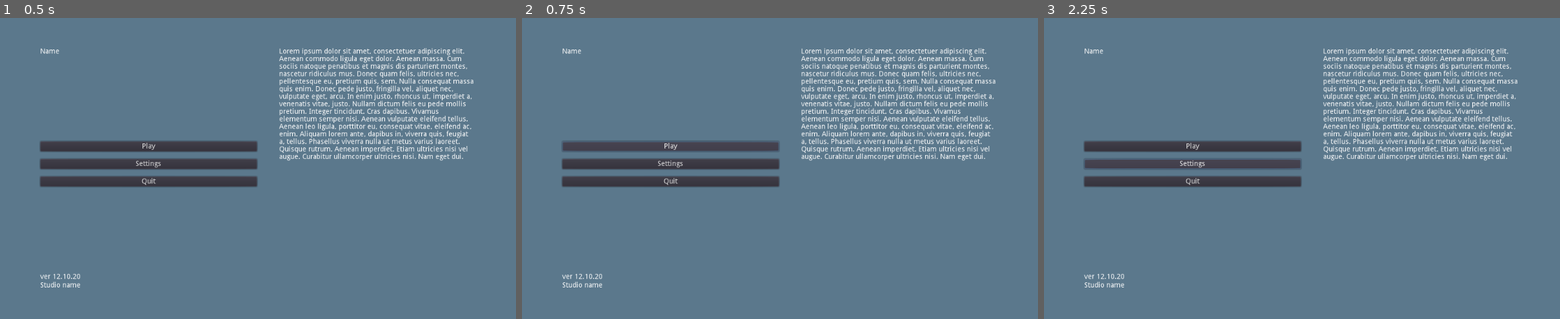
Above: before the commit, frames 1-3 (left to right).
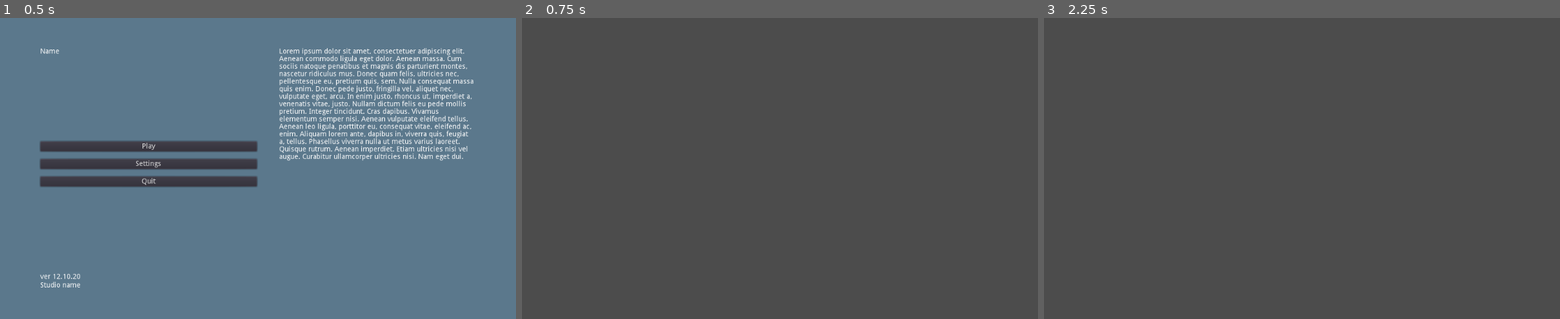
Above: after the commit, the same moments.

Repository: ThowV/shred-together
Game: Godot game, scene res://scenes/menus/menu_main.tscn
Same seed, same stepped clock (60 frames per second), same inputs: the game is played once before the commit and once after it. Before the commit the project has no main scene; this scene is started directly in both runs.
Inputs (mouse positions are in pixels of both pictures, inside the frame that each line leads up to):
- Up to frame 1 (0.5 s): no input
- Up to frame 2 (0.75 s): click "Play" at 0.5 s
- Up to frame 3 (2.25 s): click (1193, 147) at 1.25 s, where only the run before the commit has a clickable "Play"; click (1193, 162) at 2 s, where only the run before the commit has a clickable "Settings"

Frame 1 is identical in both runs. In frame 2, 96% of the frame differs, in the area x 0-100%, y 0-100%; in frame 3, 96%.

Commit message:
Add basic splash/main menus and navigation

Diff:
--- a/autoloads/global.gd
+++ b/autoloads/global.gd
@@ -1,21 +1,25 @@
 extends Node
 
-enum JoyInputType { AXIS, BUTTON }
+const JOYCON_DEADZONE = 0.5
 
-enum JoyInputAction {
-	PRESS_START,
-	PRESSING,
-	PRESS_RELEASE,
-	PIVOT,
-}
+const _JOYCON_INPUT_MAP = {0: "JUMP", 12: "FORWARD", 13: "BACKWARD", 14: "LEFT", 15: "RIGHT"}
 
-enum PlayerActions { MOVE_HORIZONTAL, MOVE_VERTICAL, LOOK_HORIZONTAL, LOOK_VERTICAL, JUMP }
 
-const PLAYER_INPUT_MAP_AXIS = [
-	PlayerActions.MOVE_HORIZONTAL,
-	PlayerActions.MOVE_VERTICAL,
-	PlayerActions.LOOK_HORIZONTAL,
-	PlayerActions.LOOK_VERTICAL
-]
+func joycon_id_to_map(btn_id: int) -> String:
+	return _JOYCON_INPUT_MAP[btn_id]
 
-const PLAYER_INPUT_MAP_BUTTONS = [PlayerActions.JUMP]
+
+func joycon_map_to_id(map_str: String) -> int:
+	for btn_id in _JOYCON_INPUT_MAP:
+		if _JOYCON_INPUT_MAP[btn_id] == map_str:
+			return btn_id
+
+	return -1
+
+#const KEYBOARD_INPUT_MAP = {
+#	"KEY_32": "JUMP",
+#	"KEY_87": "FORWARD",
+#	"KEY_83": "BACKWARD",
+#	"KEY_65": "LEFT",
+#	"KEY_68": "RIGHT"
+#}
--- /dev/null
+++ b/autoloads/player_manager.gd
@@ -0,0 +1,57 @@
+extends Node
+
+export (Resource) var joycon_play_input_manager_path
+export (Resource) var joycon_ui_input_manager_path
+
+var players = []
+
+onready var state_manager = get_node("/root/StateManager")
+onready var viewport_manager = get_node("/root/ViewportManager")
+
+
+func _ready():
+	state_manager.connect("state_switched", self, "_create_ims")
+	# warning-ignore:return_value_discarded
+	Input.connect("joy_connection_changed", self, "_joy_connection_changed")
+
+	_initialize_joy_connections()
+
+
+func _initialize_joy_connections():
+	for joy_id in Input.get_connected_joypads():
+		_joy_connection_changed(joy_id, true)
+
+
+func _joy_connection_changed(id: int, status: bool):
+	if status:
+		players.append({joycon_id = id, character_id = id})  # BOTH TEMPORARY SET TO ID
+	elif ! status:
+		players.erase(id)
+
+
+# warning-ignore:unused_argument
+func _create_ims(state_prev, state_curr):
+	for player in players:
+		# Create a new node and load the script
+		var player_controller = Node.new()
+		var player_input_manager_script
+
+		if state_curr == state_manager.STATE.PLAY:
+			player_input_manager_script = joycon_play_input_manager_path
+		elif state_curr == state_manager.STATE.UI:
+			player_input_manager_script = joycon_play_input_manager_path
+
+		# Add the script to the node, do the setup and set the name
+		player_controller.set_script(player_input_manager_script)
+		player_controller.setup(viewport_manager.characters[player.character_id], player.joycon_id)
+		player_controller.set_name(
+			"JoyconIM-%s-%s" % [player.joycon_id, state_manager.STATE.keys()[state_curr]]
+		)
+
+		# Instantiate the node
+		add_child(player_controller)
+
+
+func _destroy_ims():
+	for i in range(get_child_count()):
+		get_child(i).queue_free()
--- /dev/null
+++ b/autoloads/player_manager.tscn
@@ -0,0 +1,12 @@
+[gd_scene load_steps=4 format=2]
+
+[ext_resource path="res://autoloads/player_manager.gd" type="Script" id=1]
+[ext_resource path="res://managers/input/joycon_play_input_manager.gd" type="Script" id=2]
+[ext_resource path="res://managers/input/player_input_manager.gd" type="Script" id=3]
+
+[node name="PlayerManager" type="Node" groups=[
+"managers",
+]]
+script = ExtResource( 1 )
+joycon_play_input_manager_path = ExtResource( 3 )
+joycon_ui_input_manager_path = ExtResource( 2 )
--- /dev/null
+++ b/autoloads/scene_manager.gd
@@ -0,0 +1,13 @@
+extends Node
+
+onready var state_manager = get_node("/root/StateManager")
+
+
+func _ready():
+	state_manager.connect("state_switched", self, "_load_scene")
+
+
+func _load_scene(state_prev, state_curr):
+	if state_curr == state_manager.STATE.PLAY:
+		var test_level = preload("res://scenes/levels/test_level.tscn").instance()
+		add_child(test_level)
--- /dev/null
+++ b/autoloads/state_manager.gd
@@ -0,0 +1,13 @@
+extends Node
+
+enum STATE { UI, LOAD, PLAY }
+
+var state_curr = STATE.UI
+
+signal state_switched(state_prev, state_curr)
+
+
+func temp_switch():
+	var state_prev = state_curr
+	state_curr = STATE.PLAY
+	emit_signal("state_switched", state_prev, state_curr)
--- /dev/null
+++ b/autoloads/viewport_manager.gd
@@ -0,0 +1,69 @@
+extends Node
+
+export (Resource) var character_path
+
+var characters = []
+
+onready var state_manager = get_node("/root/StateManager")
+onready var player_manager = get_node("/root/PlayerManager")
+onready var vbox = $VBoxContainer
+onready var hbox_top = $VBoxContainer/HBoxContainerTop
+onready var hbox_middle = $VBoxContainer/HBoxContainerMiddle
+onready var hbox_bottom = $VBoxContainer/HBoxContainerBottom
+
+onready var viewport_containers = [
+	$VBoxContainer/HBoxContainerTop/ViewportContainerL,
+	$VBoxContainer/HBoxContainerTop/ViewportContainerM,
+	$VBoxContainer/HBoxContainerTop/ViewportContainerR,
+	$VBoxContainer/HBoxContainerMiddle/ViewportContainerL,
+	$VBoxContainer/HBoxContainerMiddle/ViewportContainerM,
+	$VBoxContainer/HBoxContainerMiddle/ViewportContainerR
+]
+
+onready var viewports = [
+	$VBoxContainer/HBoxContainerTop/ViewportContainerL/Viewport,
+	$VBoxContainer/HBoxContainerTop/ViewportContainerM/Viewport,
+	$VBoxContainer/HBoxContainerTop/ViewportContainerR/Viewport,
+	$VBoxContainer/HBoxContainerMiddle/ViewportContainerL/Viewport,
+	$VBoxContainer/HBoxContainerMiddle/ViewportContainerM/Viewport,
+	$VBoxContainer/HBoxContainerMiddle/ViewportContainerR/Viewport
+]
+
+
+func _ready():
+	state_manager.connect("state_switched", self, "_load_characters")
+
+
+func _create_views(view_count: int):
+	if view_count > 2:
+		_apply_constraints(hbox_middle)
+
+	for idx in range(view_count):
+		_apply_constraints(viewport_containers[idx])
+
+
+func _apply_constraints(container: ViewportContainer):
+	container.size_flags_horizontal = Control.SIZE_EXPAND_FILL
+	container.size_flags_vertical = Control.SIZE_EXPAND_FILL
+
+
+func _load_characters(state_prev, state_curr):
+	var character_count = 0
+
+	for player in player_manager.players:
+		spawn_character(player.character_id)
+
+		if player.character_id > character_count:
+			character_count = player.character_id + 1
+
+	_create_views(character_count)
+
+
+func spawn_character(viewport_idx):
+	var character = character_path.instance()
+	character.name = "Character-" + str(viewport_idx)
+	character.translate(Vector3(viewport_idx, 3, 0))
+
+	characters.append(character)
+	viewports[viewport_idx].add_child(character)
+	return character
--- a/managers/viewport_manager.tscn
+++ b/autoloads/viewport_manager.tscn
@@ -1,7 +1,8 @@
 [gd_scene load_steps=3 format=2]
 
 [ext_resource path="res://player/character.tscn" type="PackedScene" id=1]
-[ext_resource path="res://managers/viewport_manager.gd" type="Script" id=2]
+[ext_resource path="res://autoloads/viewport_manager.gd" type="Script" id=2]
+
 
 [node name="ViewportManager" type="Control"]
 anchor_right = 1.0
--- /dev/null
+++ b/managers/game_manager.gd
@@ -0,0 +1,14 @@
+extends Node
+
+onready var state_manager = get_node("/root/StateManager")
+
+
+func _ready():
+	state_manager.connect("state_switched", self, "_load_scene")
+	state_manager.temp_switch()
+
+
+func _load_scene(state_prev, state_curr):
+	if state_curr == state_manager.STATE.PLAY:
+		var test_level = preload("res://scenes/levels/test_level.tscn").instance()
+		add_child(test_level)
--- /dev/null
+++ b/managers/game_manager.tscn
@@ -0,0 +1,6 @@
+[gd_scene load_steps=2 format=2]
+
+[ext_resource path="res://managers/game_manager.gd" type="Script" id=1]
+
+[node name="GameManager" type="Node"]
+script = ExtResource( 1 )
--- /dev/null
+++ b/managers/input/joycon_play_input_manager.gd
@@ -0,0 +1,35 @@
+extends Node
+
+var joy_id: int
+var use_input_map: bool
+var button_pressed_state = []
+
+onready var global = get_node("/root/Global")
+
+
+# warning-ignore:shadowed_variable
+func setup(joy_id: int, use_input_map: bool):
+	self.joy_id = joy_id
+	self.use_input_map = use_input_map
+	button_pressed_state.resize(16)
+
+
+func _process(_delta: float):
+	# Check for joy buttons
+	for btn_idx in range(len(button_pressed_state)):
+		if Input.is_joy_button_pressed(joy_id, btn_idx) and ! button_pressed_state[btn_idx]:
+			button_pressed_state[btn_idx] = true
+			#_emit_input("PRESSED", btn_idx)
+		elif ! Input.is_joy_button_pressed(joy_id, btn_idx) and button_pressed_state[btn_idx]:
+			button_pressed_state[btn_idx] = false
+			#_emit_input("RELEASED", btn_idx)
+
+
+func _emit_input(perform_type: String, button_id: int):
+	if ! use_input_map or (use_input_map and global.JOYCON_INPUT_MAP.has("JOY_%s" % button_id)):
+		pass  #emit_signal("button_performed", perform_type, "JOY", button_id)
+
+
+# warning-ignore:shadowed_variable
+func set_use_input_map(use_input_map: bool):
+	self.use_input_map = use_input_map
--- /dev/null
+++ b/managers/input/keyboard_input_manager.gd
@@ -0,0 +1,36 @@
+extends Node
+
+var state = "play"
+var use_input_map: bool
+var button_pressed_state = []
+
+onready var global = get_node("/root/Global")
+
+signal button_performed(perform_type, input_type, button_id)
+
+
+# warning-ignore:shadowed_variable
+func setup(use_input_map: bool):
+	self.use_input_map = use_input_map
+	button_pressed_state.resize(16)
+
+
+func _process(_delta: float):
+	# Check for keyboard buttons
+	pass
+
+
+func _physics_process(_delta: float):
+	if state == "play":
+		if Input.action_press("play_forward"):
+			pass
+
+
+func _emit_input(perform_type: String, button_id: int):
+	if ! use_input_map or (use_input_map and global.JOYCON_INPUT_MAP.has("JOY_%s" % button_id)):
+		emit_signal("button_performed", perform_type, "JOY", button_id)
+
+
+# warning-ignore:shadowed_variable
+func set_use_input_map(use_input_map: bool):
+	self.use_input_map = use_input_map
--- /dev/null
+++ b/managers/input/player_input_manager.gd
@@ -0,0 +1,54 @@
+extends Node
+
+var character: Node
+var joy_id: int
+var jump_pressed: bool
+var button_pressed_state = []
+
+onready var global = get_node("/root/Global")
+
+
+# warning-ignore:shadowed_variable
+func setup(character: Node, joy_id: int):
+	self.character = character
+	self.joy_id = joy_id
+	button_pressed_state.resize(16)
+
+
+func _process(_delta: float):
+	handle_buttons()
+
+
+func _physics_process(delta: float):
+	handle_movement(delta)
+
+
+func handle_buttons():
+	var jump_btn_id = global.joycon_map_to_id("JUMP")
+	if Input.is_joy_button_pressed(joy_id, jump_btn_id):
+		pass
+
+
+func handle_movement(delta: float):
+	character.do_movement(delta, get_stick_input(0, 1))
+
+
+func handle_rotation():
+	pass  #character.do_rotation(get_stick_input(2, 3))
+
+
+func get_stick_input(x_axis: int, y_axis: int) -> Vector2:
+	# Check for sticks
+	var stick_raw_input = Vector2(
+		Input.get_joy_axis(joy_id, x_axis), Input.get_joy_axis(joy_id, y_axis)
+	)
+	var stick_input = Vector2(0, 0)
+
+	# Apply deadzone to left stick horizontal movement and send input
+	if stick_raw_input.x >= global.JOYCON_DEADZONE or stick_raw_input.x <= -global.JOYCON_DEADZONE:
+		stick_input.x = sign(stick_raw_input.x)
+	# Apply deadzone to left stick vertical movement and send input
+	if stick_raw_input.y >= global.JOYCON_DEADZONE or stick_raw_input.y <= -global.JOYCON_DEADZONE:
+		stick_input.y = sign(stick_raw_input.y)
+
+	return stick_input
--- a/managers/input_manager.gd
+++ /dev/null
@@ -1,30 +0,0 @@
-extends Node
-
-export (NodePath) var viewport_manager_path
-
-
-func _ready():
-	Input.connect("joy_connection_changed", self, "_joy_connection_changed")
-	_initialize_joy_connections()
-
-
-func _initialize_joy_connections():
-	for joy_id in Input.get_connected_joypads():
-		_joy_connection_changed(joy_id, true)
-
-
-func _joy_connection_changed(id: int, status: bool):
-	if status:
-		# Create a player input controller and add it
-		# Create a new node object, load the script
-		var player_controller = Node.new()
-		var player_input_manager_script = load("res://managers/player_input_manager.gd")
-		# Add the script to the node, do the setup and set the name
-		player_controller.set_script(player_input_manager_script)
-		player_controller.setup(viewport_manager_path, id)
-		player_controller.set_name("PlayerController-" + str(id))
-		# Instantiate the node
-		add_child(player_controller)
-	elif ! status:
-		# Remove the existing player input controller
-		remove_child(self.get_node("PlayerController-" + str(id)))
--- a/managers/player_input_manager.gd
+++ /dev/null
@@ -1,59 +0,0 @@
-extends Node
-
-const DEADZONE = 0.5
-
-var playing: bool
-var character: Node
-var viewport_manager_path: NodePath
-var joy_id: int
-var jump_pressed: bool
-
-
-# warning-ignore:shadowed_variable
-func setup(viewport_manager_path: NodePath, joy_id: int):
-	self.playing = false
-	self.viewport_manager_path = viewport_manager_path
-	self.joy_id = joy_id
-
-
-func _physics_process(delta: float):
-	# Check for buttons
-	if Input.is_joy_button_pressed(joy_id, 0) and ! jump_pressed:
-		# Button 0 got pressed for the first time
-		jump_pressed = true
-		# Enter playing state
-		if ! playing:
-			character = get_parent().get_node(viewport_manager_path).spawn_character(joy_id)
-			playing = true
-	if ! Input.is_joy_button_pressed(joy_id, 0) and jump_pressed:
-		# Button 0 got released
-		jump_pressed = false
-
-	if playing:
-		handle_movement(delta)
-
-
-func handle_movement(delta: float):
-	character.do_movement(delta, get_stick_input(0, 1))
-
-
-func handle_rotation():
-	#character.do_rotation(get_stick_input(2, 3))
-	pass
-
-
-func get_stick_input(x_axis: int, y_axis: int) -> Vector2:
-	# Check for sticks
-	var stick_raw_input = Vector2(
-		Input.get_joy_axis(joy_id, x_axis), Input.get_joy_axis(joy_id, y_axis)
-	)
-	var stick_input = Vector2(0, 0)
-
-	# Apply deadzone to left stick horizontal movement and send input
-	if stick_raw_input.x >= DEADZONE or stick_raw_input.x <= -DEADZONE:
-		stick_input.x = sign(stick_raw_input.x)
-	# Apply deadzone to left stick vertical movement and send input
-	if stick_raw_input.y >= DEADZONE or stick_raw_input.y <= -DEADZONE:
-		stick_input.y = sign(stick_raw_input.y)
-
-	return stick_input
--- a/managers/scene_manager.gd
+++ /dev/null
@@ -1,6 +0,0 @@
-extends Node
-
-
-func _ready():
-	var test_level = preload("res://scenes/levels/test_level.tscn").instance()
-	add_child(test_level)
--- a/managers/viewport_manager.gd
+++ /dev/null
@@ -1,49 +0,0 @@
-extends Node
-
-export (Resource) var character_path
-
-onready var vbox = $VBoxContainer
-onready var hbox_top = $VBoxContainer/HBoxContainerTop
-onready var hbox_middle = $VBoxContainer/HBoxContainerMiddle
-onready var hbox_bottom = $VBoxContainer/HBoxContainerBottom
-
-onready var viewport_containers = [
-	$VBoxContainer/HBoxContainerTop/ViewportContainerL,
-	$VBoxContainer/HBoxContainerTop/ViewportContainerM,
-	$VBoxContainer/HBoxContainerTop/ViewportContainerR,
-	$VBoxContainer/HBoxContainerMiddle/ViewportContainerL,
-	$VBoxContainer/HBoxContainerMiddle/ViewportContainerM,
-	$VBoxContainer/HBoxContainerMiddle/ViewportContainerR
-]
-
-onready var viewports = [
-	$VBoxContainer/HBoxContainerTop/ViewportContainerL/Viewport,
-	$VBoxContainer/HBoxContainerTop/ViewportContainerM/Viewport,
-	$VBoxContainer/HBoxContainerTop/ViewportContainerR/Viewport,
-	$VBoxContainer/HBoxContainerMiddle/ViewportContainerL/Viewport,
-	$VBoxContainer/HBoxContainerMiddle/ViewportContainerM/Viewport,
-	$VBoxContainer/HBoxContainerMiddle/ViewportContainerR/Viewport
-]
-
-
-func _create_views(view_count: int):
-	if view_count > 2:
-		_apply_constraints(hbox_middle)
-
-	for idx in range(view_count):
-		_apply_constraints(viewport_containers[idx])
-
-
-func _apply_constraints(container: ViewportContainer):
-	container.size_flags_horizontal = Control.SIZE_EXPAND_FILL
-	container.size_flags_vertical = Control.SIZE_EXPAND_FILL
-
-
-func spawn_character(viewport_idx):
-	var character = character_path.instance()
-	character.name = "Character-" + str(viewport_idx)
-	character.translate(Vector3(0, 3, 0))
-
-	_create_views(viewport_idx + 1)
-	viewports[viewport_idx].add_child(character)
-	return character
--- a/player/player_controller.tscn
+++ b/player/player_controller.tscn
@@ -1,6 +1,7 @@
 [gd_scene load_steps=2 format=2]
 
-[ext_resource path="res://managers/player_input_manager.gd" type="Script" id=1]
+[ext_resource path="res://managers/input/player_input_manager.gd" type="Script" id=1]
+
 
 [node name="PlayerController" type="Node"]
 script = ExtResource( 1 )
--- a/project.godot
+++ b/project.godot
@@ -16,11 +16,15 @@
 [application]
 
 config/name="ShredTogether"
+run/main_scene="res://scenes/menus/menu_splash.tscn"
 config/icon="res://icon.png"
 
 [autoload]
 
 Global="*res://autoloads/global.gd"
+StateManager="*res://autoloads/state_manager.gd"
+ViewportManager="*res://autoloads/viewport_manager.tscn"
+PlayerManager="*res://autoloads/player_manager.tscn"
 
 [input]
 
@@ -61,7 +65,37 @@
 "events": [ Object(InputEventKey,"resource_local_to_scene":false,"resource_name":"","device":0,"alt":false,"shift":false,"control":false,"meta":false,"command":false,"pressed":false,"scancode":16777230,"unicode":0,"echo":false,"script":null)
  ]
 }
+play_forward={
+"deadzone": 0.5,
+"events": [ Object(InputEventKey,"resource_local_to_scene":false,"resource_name":"","device":0,"alt":false,"shift":false,"control":false,"meta":false,"command":false,"pressed":false,"scancode":87,"unicode":0,"echo":false,"script":null)
+, Object(InputEventKey,"resource_local_to_scene":false,"resource_name":"","device":0,"alt":false,"shift":false,"control":false,"meta":false,"command":false,"pressed":false,"scancode":16777232,"unicode":0,"echo":false,"script":null)
+ ]
+}
+play_backward={
+"deadzone": 0.5,
+"events": [ Object(InputEventKey,"resource_local_to_scene":false,"resource_name":"","device":0,"alt":false,"shift":false,"control":false,"meta":false,"command":false,"pressed":false,"scancode":83,"unicode":0,"echo":false,"script":null)
+, Object(InputEventKey,"resource_local_to_scene":false,"resource_name":"","device":0,"alt":false,"shift":false,"control":false,"meta":false,"command":false,"pressed":false,"scancode":16777234,"unicode":0,"echo":false,"script":null)
+ ]
+}
+play_left={
+"deadzone": 0.5,
+"events": [ Object(InputEventKey,"resource_local_to_scene":false,"resource_name":"","device":0,"alt":false,"shift":false,"control":false,"meta":false,"command":false,"pressed":false,"scancode":65,"unicode":0,"echo":false,"script":null)
+, Object(InputEventKey,"resource_local_to_scene":false,"resource_name":"","device":0,"alt":false,"shift":false,"control":false,"meta":false,"command":false,"pressed":false,"scancode":16777231,"unicode":0,"echo":false,"script":null)
+ ]
+}
+play_right={
+"deadzone": 0.5,
+"events": [ Object(InputEventKey,"resource_local_to_scene":false,"resource_name":"","device":0,"alt":false,"shift":false,"control":false,"meta":false,"command":false,"pressed":false,"scancode":68,"unicode":0,"echo":false,"script":null)
+, Object(InputEventKey,"resource_local_to_scene":false,"resource_name":"","device":0,"alt":false,"shift":false,"control":false,"meta":false,"command":false,"pressed":false,"scancode":16777233,"unicode":0,"echo":false,"script":null)
+ ]
+}
+play_jump={
+"deadzone": 0.5,
+"events": [ Object(InputEventKey,"resource_local_to_scene":false,"resource_name":"","device":0,"alt":false,"shift":false,"control":false,"meta":false,"command":false,"pressed":false,"scancode":32,"unicode":0,"echo":false,"script":null)
+ ]
+}
 
 [rendering]
 
+environment/default_clear_color=Color( 0.301961, 0.301961, 0.301961, 1 )
 environment/default_environment="res://default_env.tres"
--- a/scenes/main.tscn
+++ /dev/null
@@ -1,22 +0,0 @@
-[gd_scene load_steps=4 format=2]
-
-[ext_resource path="res://managers/input_manager.gd" type="Script" id=1]
-[ext_resource path="res://managers/scene_manager.gd" type="Script" id=2]
-[ext_resource path="res://managers/viewport_manager.tscn" type="PackedScene" id=4]
-
-[node name="Main" type="Node"]
-
-[node name="InputManager" type="Node" parent="." groups=[
-"managers",
-]]
-script = ExtResource( 1 )
-viewport_manager_path = NodePath("../ViewportManager")
-
-[node name="SceneManager" type="Node" parent="." groups=[
-"managers",
-]]
-script = ExtResource( 2 )
-
-[node name="LevelManager" type="Node" parent="SceneManager"]
-
-[node name="ViewportManager" parent="." instance=ExtResource( 4 )]
--- /dev/null
+++ b/scenes/menus/menu_main.gd
@@ -0,0 +1,11 @@
+extends Control
+
+export (Resource) var game_manager_path
+
+
+func _on_PlayButton_pressed():
+	get_tree().change_scene(game_manager_path.resource_path)
+
+
+func _on_QuitButton_pressed():
+	get_tree().quit()
--- a/scenes/menus/menu_main.tscn
+++ b/scenes/menus/menu_main.tscn
@@ -1,11 +1,16 @@
-[gd_scene format=2]
+[gd_scene load_steps=3 format=2]
 
-[node name="MainMenu" type="Control"]
+[ext_resource path="res://scenes/menus/menu_main.gd" type="Script" id=1]
+[ext_resource path="res://managers/game_manager.tscn" type="PackedScene" id=2]
+
+[node name="MenuMain" type="Control"]
 anchor_right = 1.0
 anchor_bottom = 1.0
+script = ExtResource( 1 )
 __meta__ = {
 "_edit_use_anchors_": false
 }
+game_manager_path = ExtResource( 2 )
 
 [node name="ColorRect" type="ColorRect" parent="."]
 margin_right = 1024.0
@@ -96,3 +101,5 @@
 size_flags_horizontal = 3
 size_flags_vertical = 3
 text = "Lorem ipsum dolor sit amet, consectetuer adipiscing elit. Aenean commodo ligula eget dolor. Aenean massa. Cum s …(759 unchanged characters)…
+[connection signal="pressed" from="MarginContainer/HBoxContainer/VBoxContainer/VBoxContainer/PlayButton" to="." method="_on_PlayButton_pressed"]
+[connection signal="pressed" from="MarginContainer/HBoxContainer/VBoxContainer/VBoxContainer/QuitButton" to="." method="_on_QuitButton_pressed"]
--- /dev/null
+++ b/scenes/menus/menu_splash.gd
@@ -0,0 +1,16 @@
+extends Control
+
+export (Resource) var menu_main_path
+
+
+func _input(event):
+	if event is InputEventKey:
+		go_menu_main()
+
+
+func _on_AnimationPlayer_animation_finished(anim_name):
+	go_menu_main()
+
+
+func go_menu_main():
+	get_tree().change_scene(menu_main_path.resource_path)
--- /dev/null
+++ b/scenes/menus/menu_splash.tscn
@@ -0,0 +1,57 @@
+[gd_scene load_steps=5 format=2]
+
+[ext_resource path="res://scenes/menus/menu_main.tscn" type="PackedScene" id=1]
+[ext_resource path="res://scenes/menus/menu_splash.gd" type="Script" id=2]
+[ext_resource path="res://icon.png" type="Texture" id=3]
+
+[sub_resource type="Animation" id=1]
+resource_name = "SpashAnimation"
+length = 5.0
+tracks/0/type = "value"
+tracks/0/path = NodePath("CenterContainer/Logo:modulate")
+tracks/0/interp = 1
+tracks/0/loop_wrap = true
+tracks/0/imported = false
+tracks/0/enabled = true
+tracks/0/keys = {
+"times": PoolRealArray( 0, 1, 4, 5 ),
+"transitions": PoolRealArray( 1, 1, 1, 1 ),
+"update": 0,
+"values": [ Color( 1, 1, 1, 0 ), Color( 1, 1, 1, 1 ), Color( 1, 1, 1, 1 ), Color( 1, 1, 1, 0 ) ]
+}
+
+[node name="MenuSplash" type="Control"]
+anchor_right = 1.0
+anchor_bottom = 1.0
+script = ExtResource( 2 )
+__meta__ = {
+"_edit_use_anchors_": false
+}
+menu_main_path = ExtResource( 1 )
+
+[node name="ColorRect" type="ColorRect" parent="."]
+anchor_right = 1.0
+anchor_bottom = 1.0
+color = Color( 0, 0, 0, 1 )
+
+[node name="CenterContainer" type="CenterContainer" parent="."]
+anchor_right = 1.0
+anchor_bottom = 1.0
+size_flags_horizontal = 3
+size_flags_vertical = 3
+__meta__ = {
+"_edit_use_anchors_": false
+}
+
+[node name="Logo" type="TextureRect" parent="CenterContainer"]
+modulate = Color( 1, 1, 1, 0 )
+margin_left = 480.0
+margin_top = 268.0
+margin_right = 544.0
+margin_bottom = 332.0
+texture = ExtResource( 3 )
+
+[node name="AnimationPlayer" type="AnimationPlayer" parent="."]
+autoplay = "SpashAnimation"
+anims/SpashAnimation = SubResource( 1 )
+[connection signal="animation_finished" from="AnimationPlayer" to="." method="_on_AnimationPlayer_animation_finished"]
